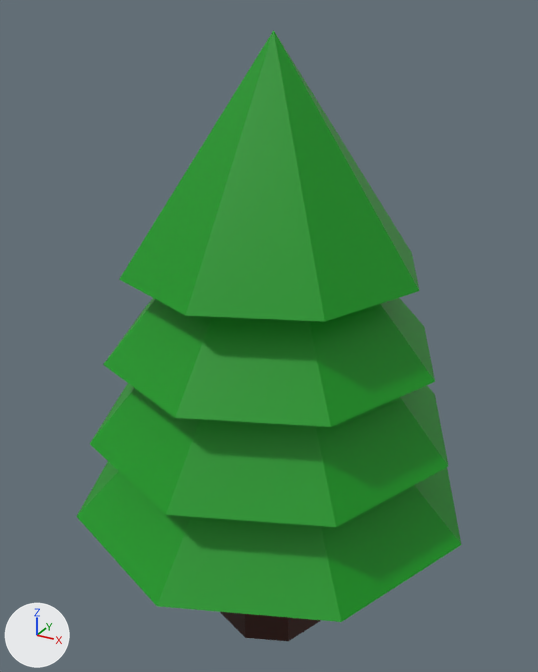
What one commit did to the Blender file Models/MetalDeer/Tree.blend.
Rendered twice from a 50 mm lens placed at (1.041, -1.918, 2.053), pointed at (-0.028, 0.025, 1.082). Every picture has the same lights, and +X, +Y and +Z are marked at lower left.

The scene before the commit, as lines of its bpy script (objects in view):
```python
me_cylinder_001 = bpy.data.meshes.new('Cylinder.001')
me_cylinder_001.from_pydata(...)  # 99 vertices, 80 faces; spans x -0.67..0.67, y -0.67..0.67, z 0.0..2.0
# faces by material slot: [8, 72]
me_cylinder_001.materials.append(mat_trunk)  # brown #350d00
me_cylinder_001.materials.append(mat_branches)  # green #009715
ob_tree = bpy.data.objects.new('Tree', me_cylinder_001)
ob_tree.location = (0.0, 0.0, 0.0)
```
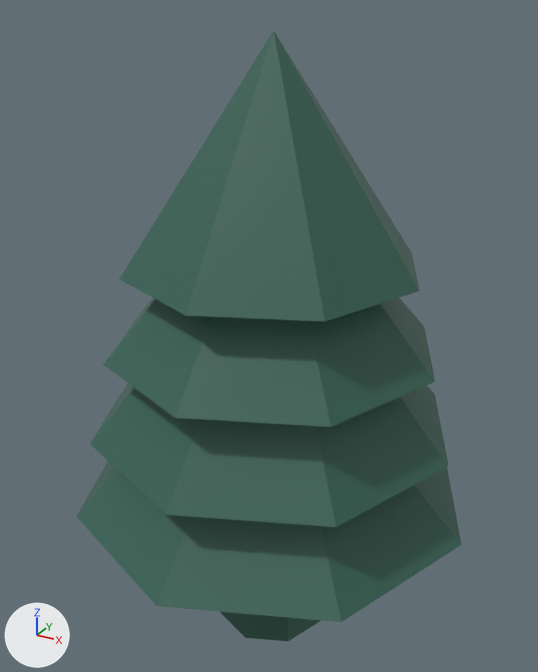
Where the newer file only moved an object's origin or applied its transform, the numbers keep the older frame.

Boxes [x1, y1, x2, y2] around the edits, measured in the pictures (538 x 672 px):
```json
{"part": 1, "of": "me_cylinder_001", "change": "recoloured", "before": [221, 612, 320, 641], "after": [221, 612, 320, 641]}
{"part": 2, "of": "me_cylinder_001", "change": "recoloured", "before": [76, 30, 462, 622], "after": [76, 30, 462, 622]}
```

Edits to the scene script, one JSON object a line:
```json
{"op": "add", "block": "mat_tarnishedcopper", "code": ["mat_tarnishedcopper = principled_material('TarnishedCopper')", "mat_tarnishedcopper.base_color = (0.0328, 0.119, 0.0867)  # dark green #336153"]}
{"block": "me_cylinder_001", "where": "me_cylinder_001.from_pydata(...)  # 99 vertices, 80 faces; spans x -0.67..0.67, y -0.67..0.67, z 0.0..2.0"}
{"block": "me_cylinder_001", "where": "# used by ob_tree; location = (0.0, 0.0, 0.0)"}
{"block": "me_cylinder_001", "change": "me_cylinder_001 part 1: all 8 faces that had it switch from mat_trunk (brown #350d00) to mat_tarnishedcopper (dark green #336153)"}
{"block": "me_cylinder_001", "change": "me_cylinder_001 part 2: all 72 faces that had it switch from mat_branches (green #009715) to mat_tarnishedcopper (dark green #336153)"}
```
